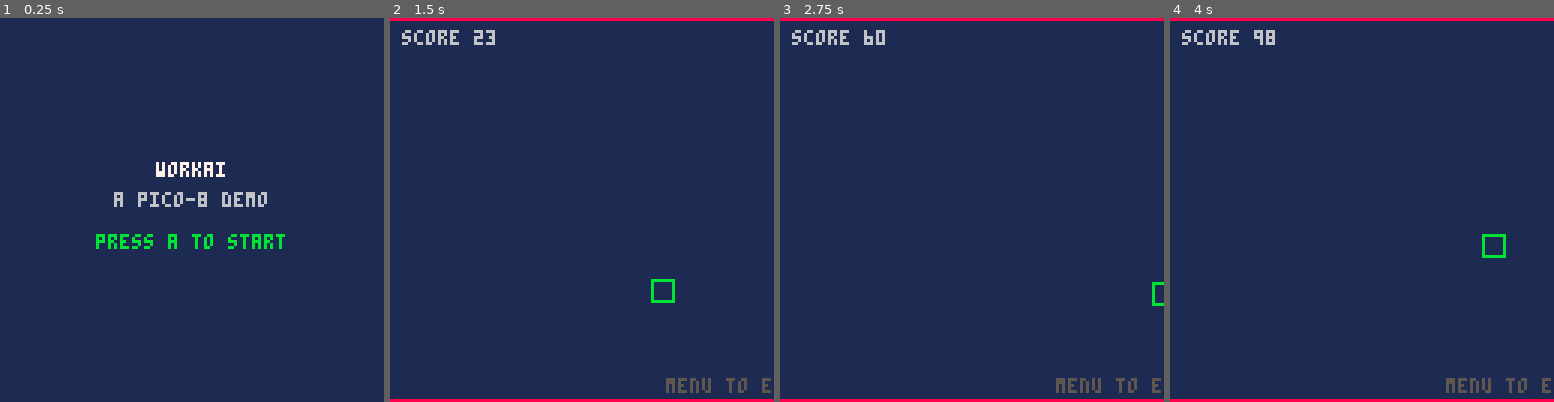
Above: before the commit, frames 1-4 (left to right).
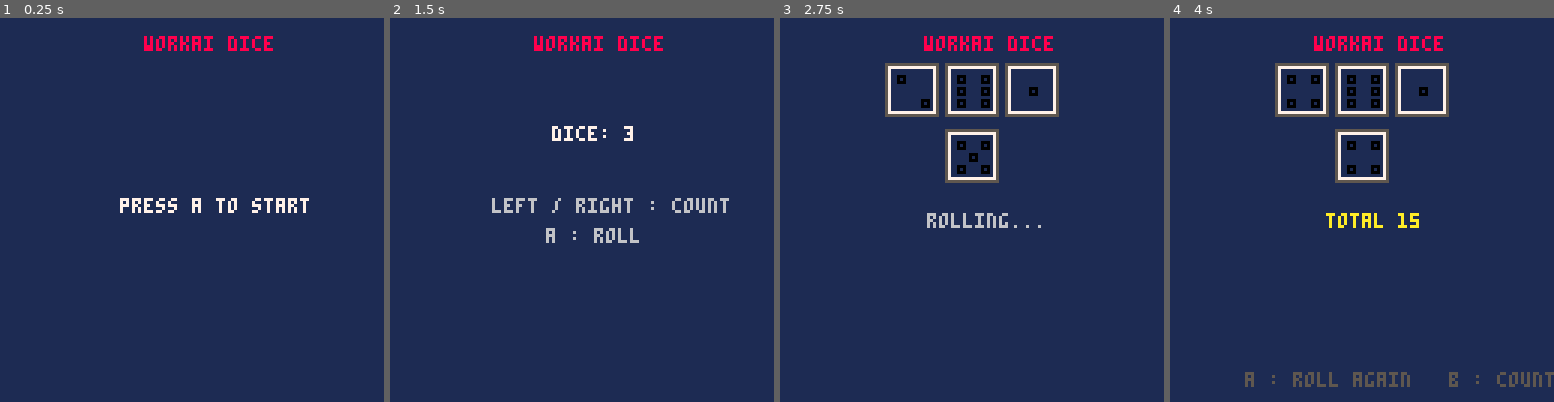
Above: after the commit, the same moments.

Repository: ripter/work-ai
Game: PICO-8 cartridge game.p8
Two runs of this game, one before a commit and one after it. Both use one fixed random seed, a clock stepped at 60 frames per second and the inputs below.
Inputs:
- Up to frame 1 (0.25 s): no input
- Up to frame 2 (1.5 s): tap X (X key) at 0.33, 1.07 s; tap O (Z key) at 0.7 s
- Up to frame 3 (2.75 s): hold Right 1.6-2.1 s; tap O (Z key) at 1.7, 2.1, 2.5 s; tap X (X key) at 1.85 s; hold Up 2.15-2.42 s; hold Right from 2.47 s (still down)
- Up to frame 4 (4 s): tap O (Z key) at 2.9, 3.3, 3.7 s; tap X (X key) at 2.97 s; release Right at 3.03 s; hold Left 3.08-3.58 s; hold Down 3.63-3.97 s

The runs differ from the first frame. In frame 1, 3.0% of the frame differs, in the area x 25-81%, y 4-61%; in frame 2, 4.6%; in frame 3, 7.3%; in frame 4, 8.3%, in the area x 0-100%, y 0-100%.

Commit message:
Step 2 - Roll Dice

Diff:
--- a/game.lua
+++ b/game.lua
@@ -1,60 +1,152 @@
--- game.lua -- workai pico-8 starter
+-- game.lua -- workai pico-8 dice roller
 -- this file is the game. game.p8 includes it via #include game.lua.
 -- edit here. keep to the pico-8 api (no lua stdlib) -- see agents.md.
 
 local state = "title"
-local px, py = 64, 64
-local vx, vy = 1, 1
-local score = 0
+local ndice = 3
+local dice = {}
+local total = 0
+local rt = 0
 
 function _init()
   srand(1)
 end
 
+-- pico-8 rnd(n) returns a float in [0,n); ceil makes it a 1-6 roll
+function d6()
+  return ceil(rnd(6))
+end
+
+function roll_values()
+  total = 0
+  for i = 1, ndice do
+    dice[i] = d6()
+    total = total + dice[i]
+  end
+end
+
+-- during the roll anim, unsettled dice show a random face each frame
+function die_value(i)
+  if state == "roll" and rt < 20 + i * 3 then
+    return d6()
+  end
+  return dice[i]
+end
+
 function _update()
   if state == "title" then
     if btnp(4) then
-      state = "play"
-      px, py, vx, vy = 64, 64, 1, 1
-      score = 0
+      state = "setup"
     end
 
-  elseif state == "play" then
-    if btn(0) then vx = -1 end
-    if btn(1) then vx = 1 end
-    if btn(2) then vy = -1 end
-    if btn(3) then vy = 1 end
-    px = px + vx
-    py = py + vy
-    if px < 0 or px > 127 then vx = -vx end
-    if py < 0 or py > 127 then vy = -vy end
-    score = score + 1
-    if score > 32000 then score = 0 end
-    if btnp(7) then state = "gameover" end
+  elseif state == "setup" then
+    if btnp(0) or btnp(5) then ndice = ndice - 1 end
+    if btnp(1) then ndice = ndice + 1 end
+    if ndice < 3 then ndice = 3 end
+    if ndice > 9 then ndice = 9 end
+    if btnp(4) then
+      roll_values()
+      rt = 0
+      state = "roll"
+    end
 
-  elseif state == "gameover" then
-    if btnp(4) then state = "title" end
+  elseif state == "roll" then
+    rt = rt + 1
+    if rt >= 20 + ndice * 3 then
+      state = "result"
+    end
+
+  elseif state == "result" then
+    if btnp(4) then
+      roll_values()
+      rt = 0
+      state = "roll"
+    elseif btnp(5) then
+      state = "setup"
+    end
   end
+end
+
+function pip(cx, cy)
+  rect(cx - 1, cy - 1, cx + 1, cy + 1, 0)
+end
+
+function draw_die(x, y, v)
+  rect(x - 1, y - 1, x + 16, y + 16, 5)
+  rect(x, y, x + 15, y + 15, 7)
+  if v == 1 then
+    pip(x + 8, y + 8)
+  elseif v == 2 then
+    pip(x + 4, y + 4)
+    pip(x + 12, y + 12)
+  elseif v == 3 then
+    pip(x + 4, y + 4)
+    pip(x + 8, y + 8)
+    pip(x + 12, y + 12)
+  elseif v == 4 then
+    pip(x + 4, y + 4)
+    pip(x + 12, y + 4)
+    pip(x + 4, y + 12)
+    pip(x + 12, y + 12)
+  elseif v == 5 then
+    pip(x + 4, y + 4)
+    pip(x + 12, y + 4)
+    pip(x + 8, y + 8)
+    pip(x + 4, y + 12)
+    pip(x + 12, y + 12)
+  else
+    pip(x + 4, y + 4)
+    pip(x + 4, y + 8)
+    pip(x + 4, y + 12)
+    pip(x + 12, y + 4)
+    pip(x + 12, y + 8)
+    pip(x + 12, y + 12)
+  end
+end
+
+-- draw the dice in centered rows of 3, returns y just below the grid
+function draw_dices()
+  local y = 16
+  local i = 1
+  while i <= ndice do
+    local inrow = ndice - i + 1
+    if inrow > 3 then inrow = 3 end
+    local x = 64 - (inrow * 16 + (inrow - 1) * 4) / 2
+    for j = 0, inrow - 1 do
+      draw_die(x + j * 20, y, die_value(i))
+      i = i + 1
+    end
+    y = y + 22
+  end
+  return y - 22 + 17
+end
+
+-- default font is 3px per char; integer math because this build has no
+-- floor() or txt_metric()
+function center(s, y, c)
+  local w = #s * 3
+  print(s, 64 - (w - w % 2) / 2, y, c)
 end
 
 function _draw()
   cls(1)
+  center("workai dice", 6, 8)
 
   if state == "title" then
-    print("workai", 52, 48, 7)
-    print("a pico-8 demo", 38, 58, 6)
-    print("press a to start", 32, 72, 11)
+    center("press a to start", 60, 7)
 
-  elseif state == "play" then
-    rect(0, 0, 127, 0, 8)
-    rect(0, 127, 127, 127, 8)
-    rect(px, py, px + 7, py + 7, 11)
-    print("score " .. score, 4, 4, 6)
-    print("menu to end", 92, 120, 5)
+  elseif state == "setup" then
+    center("dice: " .. ndice, 36, 7)
+    center("left / right : count", 60, 6)
+    center("a : roll", 70, 6)
 
-  elseif state == "gameover" then
-    print("game over", 40, 48, 8)
-    print("score " .. score, 40, 60, 6)
-    print("press a", 48, 74, 11)
+  elseif state == "roll" or state == "result" then
+    local bottom = draw_dices()
+    if state == "roll" then
+      center("rolling...", bottom + 10, 6)
+    else
+      center("total " .. total, bottom + 10, 10)
+      center("a : roll again   b : count", 118, 5)
+    end
   end
 end
Not shown, changed: AGENTS.md
Not shown, changed: LOG.md
